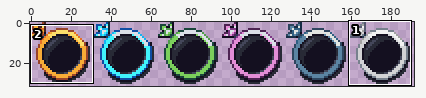
One commit to this sprite sheet: Assets/Sprites/PrototypeSprites/RulletSprites/Pixel_Sprites/icon/rullet_cardStroke_Head_sprite_sheet.png. Above, an overview of the earlier version with the close-up marked.
Close-up. Before:
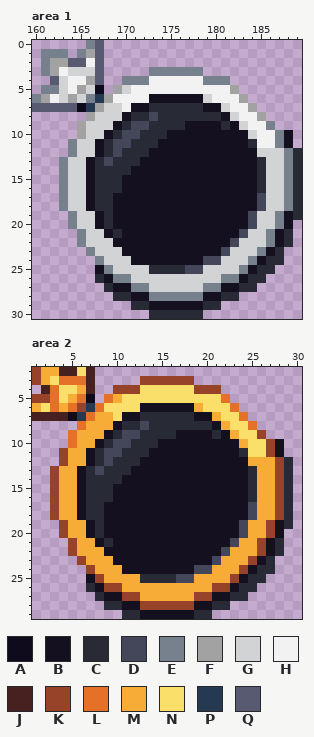
The file is 192x32 pixels. Shown: area 1: x 160..189, y 0..30; area 2: x 1..30, y 2..29. The commit also changed other parts of the picture, which this record leaves out.
Palette (. is transparent): A #100a1d  B #141020  C #282a36  D #44475a  E #77818d  F #a2a2a2  G #d2d3d5  H #f2f2f2  J #46211f  K #97432a  L #e57028  M #f7ac37  N #fbdf6b  P #253a52  Q #575a71
Pixels before, area 1, first column x 160:
 0 ......EQ......................
 1 .EEE.EFQ......................
 2 .EFFQQHQ......................
 3 .EFHGGGQ.....EEEEEE...........
 4 ..QGHHFQ..EEEHHHHHHEEE........
 5 .EEGHFGA.FGHHHHHHHHHHHF.......
 6 EFHGFGEPFHHHHBBBBBBGHHHF......
 7 QQQQQAPFGGHBBCCCCCCBBGHHF.....
 8 ......FGGGBCCDCCCCCCCBGHHF....
 9 .....FGGGBCDDCCCCBBBBCBGHHE...
10 .....FGGBCDDCCCBBBBBBBBBGHHEB.
11 ....EGGBCDDCCCBBBBBBBBBBCHHEB.
12 ....EGGBCDCCCBBBBBBBBBBBBGGGEC
13 ...EGGBCDCCCBBBBBBBBBBBBBCGGEC
14 ...EGGBCCCCBBBBBBBBBBBBBBCGGEC
15 ...EGGBCCCBBBBBBBBBBBBBBBCGGEC
16 ...EGGBCCCBBBBBBBBBBBBBBBCGGEC
17 ...EGGBCCBBBBBBBBBBBBBBBBDGGEC
18 ...EGGBCCBBBBBBBBBBBBBBBBDGGEC
19 ....EGGBCBBBBBBBBBBBBBBBDGGEBC
20 ....EGGBCBBBBBBBBBBBBBBBDGGEB.
21 .....EGGBCBBBBBBBBBBBBBDGGEBC.
22 .....EGGGBBBBBBBBBBBBBDGGGEBC.
23 ......EGGGBBBBBBBBBBBDGGGEBC..
24 .......EGGGBBBBBBBBDDGGGEBCC..
25 .......BEGGGGCCCCDDGGGGEBCC...
26 .......CBEEGGGGGGGGGGEEBCC....
27 ........CBBEEGGGGGGEEBBCC.....
28 .........CCBBEEEEEEBBCC.......
29 ...........CCBBBBBBCC.........
30 .............CCCCCC...........
Pixels before, area 2, first column x 1:
 2 KMMJJNJ......................
 3 KMNLLLJ.....KKKKKK...........
 4 .JLNNMJ..KKKNNNNNNKKK........
 5 KKLNMLA.LMNNNNNNNNNNNL.......
 6 MNLMLKPLNNNNBBBBBBMNNNL......
 7 JJJJAPLMMNBBCCCCCCBBMNNL.....
 8 .....LMMMBCCDCCCCCCCBMNNL....
 9 ....LMMMBCDDCCCCBBBBCBMNNK...
10 ....LMMBCDDCCCBBBBBBBBBMNNKB.
11 ...KMMBCDDCCCBBBBBBBBBBCNNKB.
12 ...KMMBCDCCCBBBBBBBBBBBBMMMKC
13 ..KMMBCDCCCBBBBBBBBBBBBBCMMKC
14 ..KMMBCCCCBBBBBBBBBBBBBBCMMKC
15 ..KMMBCCCBBBBBBBBBBBBBBBCMMKC
16 ..KMMBCCCBBBBBBBBBBBBBBBCMMKC
17 ..KMMBCCBBBBBBBBBBBBBBBBDMMKC
18 ..KMMBCCBBBBBBBBBBBBBBBBDMMKC
19 ...KMMBCBBBBBBBBBBBBBBBDMMKBC
20 ...KMMBCBBBBBBBBBBBBBBBDMMKB.
21 ....KMMBCBBBBBBBBBBBBBDMMKBC.
22 ....KMMMBBBBBBBBBBBBBDMMMKBC.
23 .....KMMMBBBBBBBBBBBDMMMKBC..
24 ......KMMMBBBBBBBBDDMMMKBCC..
25 ......BKMMMMCCCCDDMMMMKBCC...
26 ......CBKKMMMMMMMMMMKKBCC....
27 .......CBBKKMMMMMMKKBBCC.....
28 ........CCBBKKKKKKBBCC.......
29 ..........CCBBBBBBCC.........
New version:
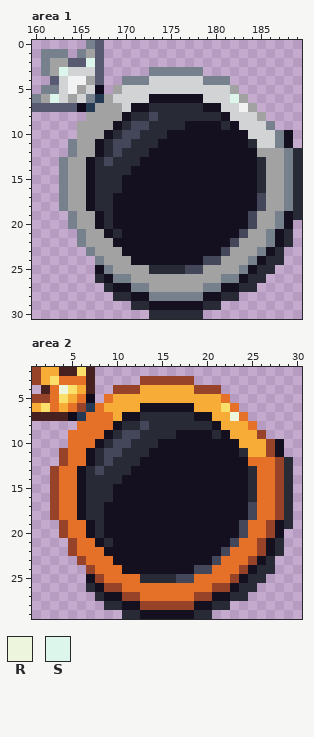
Colours new in this view: R #edf6dd  S #ddf6eb
Changes in this commit:
Area 1:
The edit turns colour G into colour F in row 7 at x 168 to 169; in row 8 at x 167 to 169; in row 9 at x 166 to 168; in row 10 at x 166 to 167; in row 11 at x 165 to 166; in row 12 at x 165 to 166 and 185 to 187.
The edit turns colour G into colour F in rows 13 to 18 at x 164 to 165 and 186 to 187; in rows 19 to 20 at x 165 to 166 and 185 to 186; in row 21 at x 166 to 167 and 184 to 185; in row 22 at x 166 to 168 and 183 to 185; in row 23 at x 167 to 169 and 182 to 184; in row 24 at x 168 to 170 and 181 to 183.
The edit turns colour G into colour F in row 25 at x 169 to 172 and 179 to 182; in row 26 at x 171 to 180; in row 27 at x 173 to 178.
The edit turns colour H into colour G in row 4 at x 173 to 178; in row 5 at x 171 to 181; in row 6 at x 169 to 172 and 180 to 181; in row 7 at x 170 and 182; in row 8 at x 183 to 184; in row 9 at x 184 to 185.
The edit turns colour H into colour G in rows 10 to 11 at x 185 to 186.
The edit turns colour H into colour S in row 2 at x 166; in row 3 at x 163; in row 6 at x 162 and 182.
Area 2:
The edit turns colour M into colour L in row 7 at x 8 to 9; in row 8 at x 7 to 9; in row 9 at x 6 to 8; in row 10 at x 6 to 7; in row 11 at x 5 to 6; in row 12 at x 5 to 6 and 25 to 27.
The edit turns colour M into colour L in rows 13 to 18 at x 4 to 5 and 26 to 27; in rows 19 to 20 at x 5 to 6 and 25 to 26; in row 21 at x 6 to 7 and 24 to 25; in row 22 at x 6 to 8 and 23 to 25; in row 23 at x 7 to 9 and 22 to 24; in row 24 at x 8 to 10 and 21 to 23.
The edit turns colour M into colour L in row 25 at x 9 to 12 and 19 to 22; in row 26 at x 11 to 20; in row 27 at x 13 to 18.
The edit turns colour N into colour M in row 4 at x 13 to 18; in row 5 at x 11 to 21; in row 6 at x 9 to 12 and 20 to 21; in row 7 at x 10 and 22; in row 8 at x 23 to 24; in row 9 at x 24 to 25.
The edit turns colour N into colour M in rows 10 to 11 at x 25 to 26.
The edit turns colour N into colour R in row 4 at x 4; in row 7 at x 23.
Where, in picture pixels (left, top, right, bottom), the same in both close-ups:
changed: (50, 58, 284, 292)
changed: (59, 385, 275, 601)
